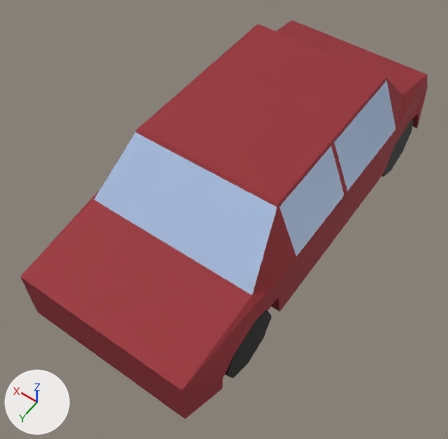
An edit to the Blender file DEFCON Z/Assets/Models/Car.blend, drawn before and after from the same camera.
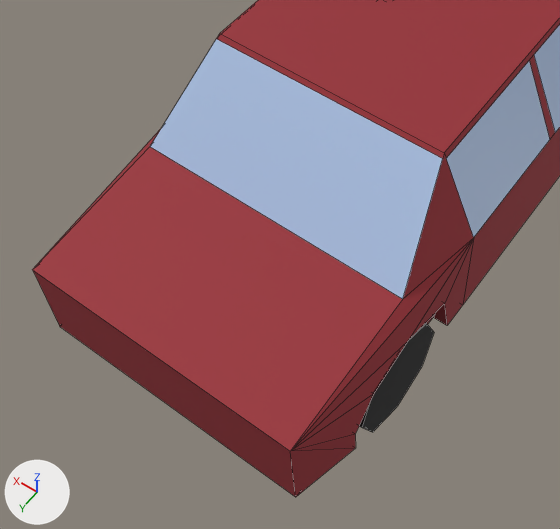
Each version is shown whole from a camera (50 mm lens) standing at (-1.64, 3.07, 3.96) and looking at (0.02, 0.76, 0.33), then close up on the part from 0% to 78% of the width and 25% to 100% of the height. Arrows for +X, +Y and +Z are at lower left; the lights stay in place. The close-ups show mesh edges as thin lines.
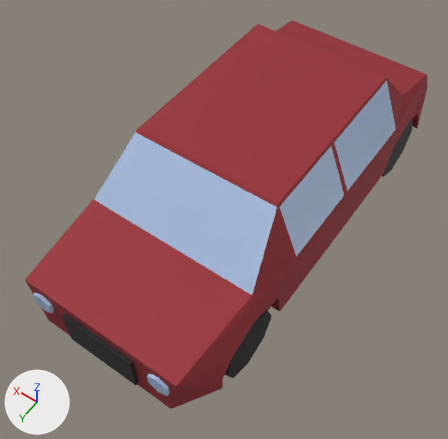
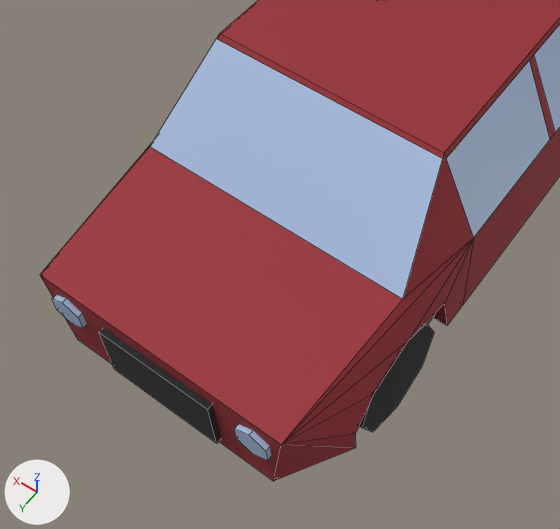
Location of each change, [x1, y1, x2, y2] in pixels of the close-ups (560 x 529 px):
'Cube', reshaped
    before: [32, 0, 560, 497]
    after: [40, 0, 560, 481]
part 1 of me_cube, built on
    before: [32, 129, 472, 497]
    after: [40, 142, 472, 481]

Edits to the bpy script that builds the scene:
```text
Change me_cube:
    used by ob_cube; location = (0.0, 0.0, 0.0)
    remove me_cube.from_pydata(...)  # 154 vertices, 129 faces; spans x -0.71..0.71, y -1.33..2.08, z -0.03..1.14
    add me_cube.from_pydata(...)  # 186 vertices, 148 faces; spans x -0.71..0.71, y -1.33..2.11, z -0.03..1.14
    me_cube part 1
    4 vertices move from x -0.64..0.64, y 2.08, z 0.21..0.66 to x -0.6..0.6, y 2.08, z 0.21..0.66
    20 vertices are added at x -0.54..0.54, y 2.04..2.11, z 0.27..0.6
    12 new vertices lie (0.0, 0.04, 0.0) away from vertices in x -0.54..0.54, y 2.07, z 0.44..0.6
    14 new faces join them, mat_window (blue #aec4e7)
    5 new faces join them, mat_wheel (black #252525)
```
